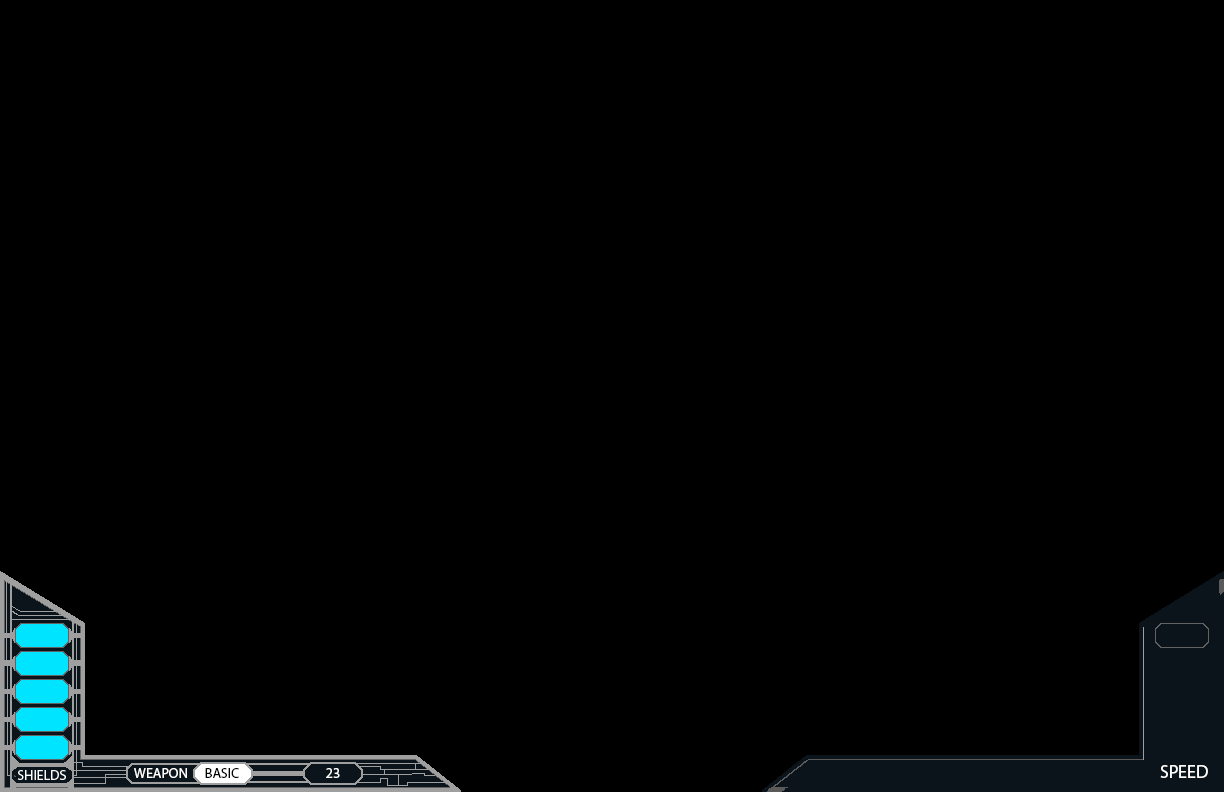
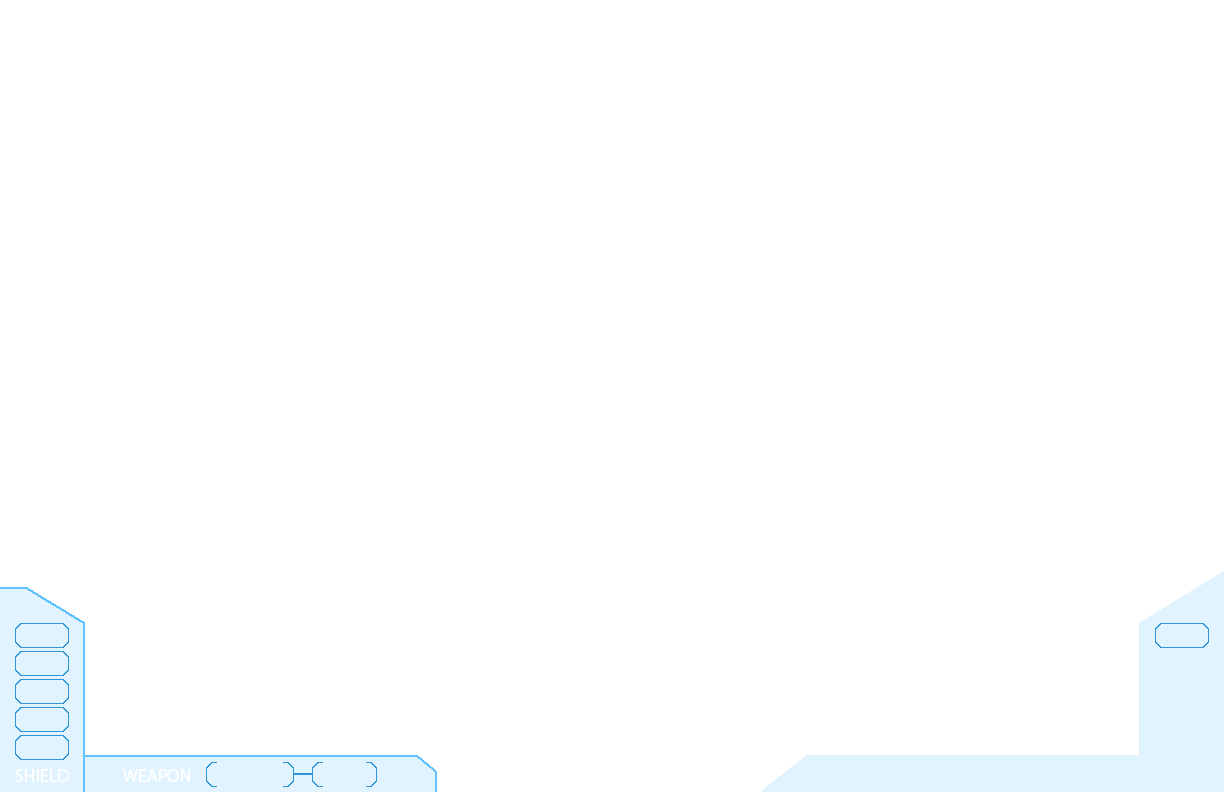
Layer changes from the first 1224px x 792px image to the second:
added layer "SHIELD" above "WEAPON copy" over box(15, 769, 69, 782)
added layer "WEAPON copy" above "OP2 - Interior Outlines" over box(123, 769, 190, 782)
added layer "OP2 - Interior Outlines" above "OP2 - Interior" over box(15, 623, 1209, 787)
added layer "OP2 - Glass Outline" above "OP2 - Glass" over box(0, 587, 437, 792)
added layer "OP2 - Glass" (20%) above "OP01" over box(0, 571, 1224, 792)
moved "SHIELDS" into group "OP01" over box(17, 770, 66, 780)
moved "UNLIMITED" into group "OP01" over box(326, 768, 340, 778)
moved "BASIC" into group "OP01" over box(205, 768, 239, 778)
moved "WEAPON" into group "OP01" over box(134, 768, 187, 778)
moved "SPEED" into group "OP01" over box(1160, 765, 1208, 778)
moved "Weapon State - Basic" into group "OP01" over box(195, 764, 251, 783)
moved "Shield Points - MAX" into group "OP01" over box(16, 624, 68, 759)
moved "Shield Points - Gray" into group "OP01" over box(16, 624, 68, 759)
moved "UI - Interior" into group "OP01" over box(1, 582, 1209, 789)
moved "UI - Exterior" into group "OP01" over box(0, 571, 1224, 792)
moved "UI - Background" into group "OP01" over box(0, 571, 1224, 792)
hid "Layer 0" over box(0, 0, 1224, 792)
